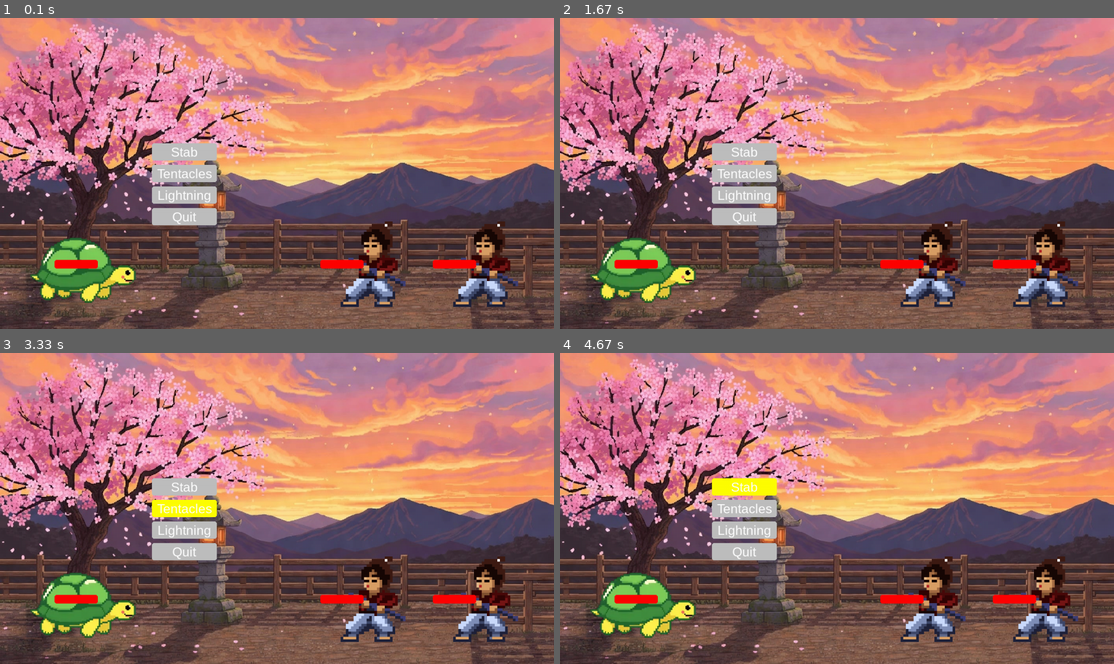
Above: before the commit, frames 1-4 (two rows, left to right).
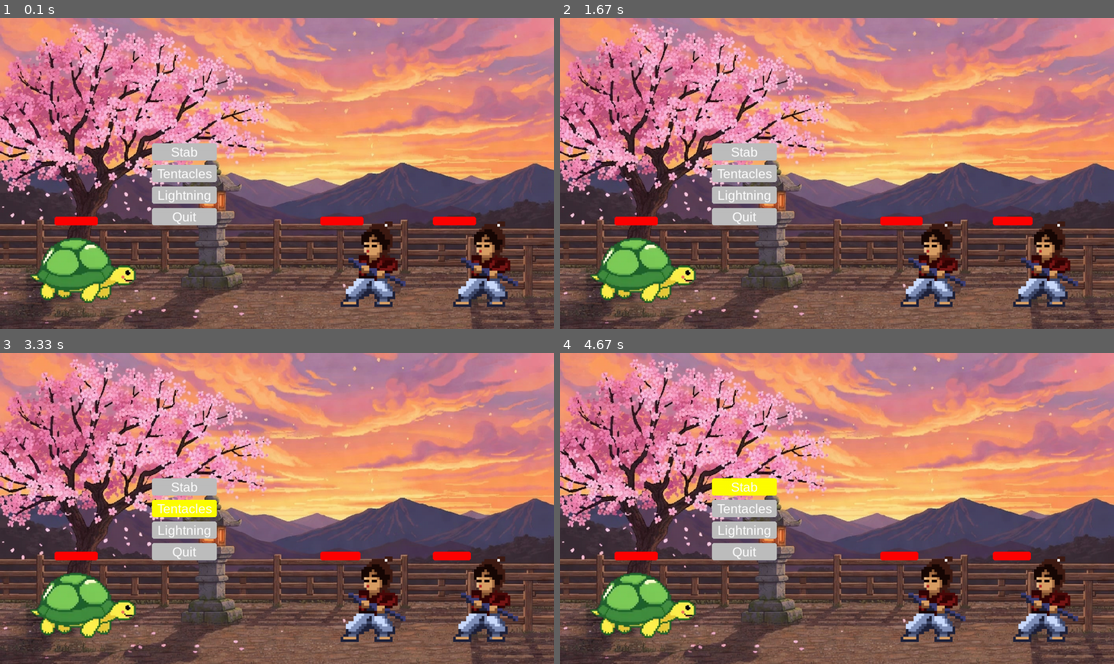
Above: after the commit, the same moments.

Repository: MathiasBenoni/IT
Game: pygame game, started from IT2/monster_rpg/main.py
Same seed, same stepped clock (60 frames per second), same inputs: the game is played once before the commit and once after it.
Inputs (mouse positions are in pixels of both pictures, inside the frame that each line leads up to):
- Up to frame 1 (0.1 s): no input
- Up to frame 2 (1.67 s): click "Lightning" at 0.38 s; click (837, 195) at 0.72 s
- Up to frame 3 (3.33 s): click "Stab" at 2.05 s; click (249, 589) at 2.38 s; click "Tentacles" at 3.22 s
- Up to frame 4 (4.67 s): click (981, 480) at 3.55 s; click "Stab" at 4.38 s

The runs differ from the first frame. In frame 1, 1.4% of the frame differs, in the area x 9-86%, y 63-81%; in frame 2, 1.4%; in frame 3, 1.3%; in frame 4, 1.3%.

Commit message:
Heathbar working
Note; the healthbar has one value, that is the accual health, and one max value, that is the % of the health, represented in the healtbar

Diff:
--- a/IT2/monster_rpg/classes.py
+++ b/IT2/monster_rpg/classes.py
@@ -24,13 +24,14 @@
     Creature.id += 1
 
 
-    self.heathbar = HealthBar(self.pos)
+    self.heathbar = HealthBar(self.pos, health)
 
   def __repr__(self):
     return f"{self.__class__.__name__}({self.health}, {self.hostile}, {self.color}, {self.pos}, '{self.sprite}')"
 
   def take_damage(self, damage):
     self.health -= damage
+    self.heathbar.take_damage(damage)
     if self.health <= 0:
       return False
 
@@ -48,21 +49,33 @@
     # pygame.draw.circle(screen, self.color, (self.pos), self.radius)
 
 class HealthBar:
-  def __init__(self, pos : tuple, color="red", border_radius=5):
+  def __init__(self, pos : tuple, value, color="red", border_radius=5):
 
     self.width = 100
+
+    self.max_value = value
+    self.value = 100
+
     self.height = 20
     self.color = color
     self.border_radius = border_radius
 
-    self.pos = pos
+    self.x = pos[0]
+    self.y = pos[1] - 100
 
     self.rect = pygame.Rect(0, 0, self.width, self.height)
-    self.rect.center = self.pos
+    self.rect.center = (self.x, self.y)
+
+  def take_damage(self, damage):
+    self.value -= damage / self.max_value * 100
+    if self.value < 0:
+          self.value = 0
+
 
   def draw(self, screen):
+    self.rect.width = self.width * self.value / 100
     pygame.draw.rect(screen, self.color, self.rect, 0, self.border_radius)
-    pass
+
 
 class Button(Entity):
 
